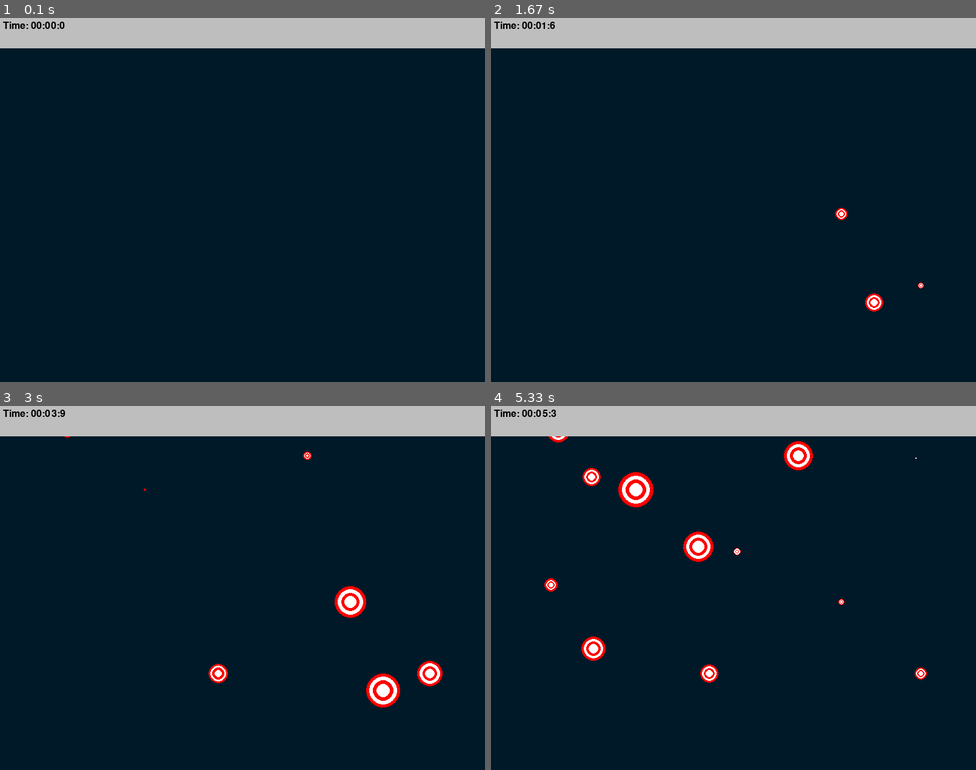
Above: before the commit, frames 1-4 (two rows, left to right).
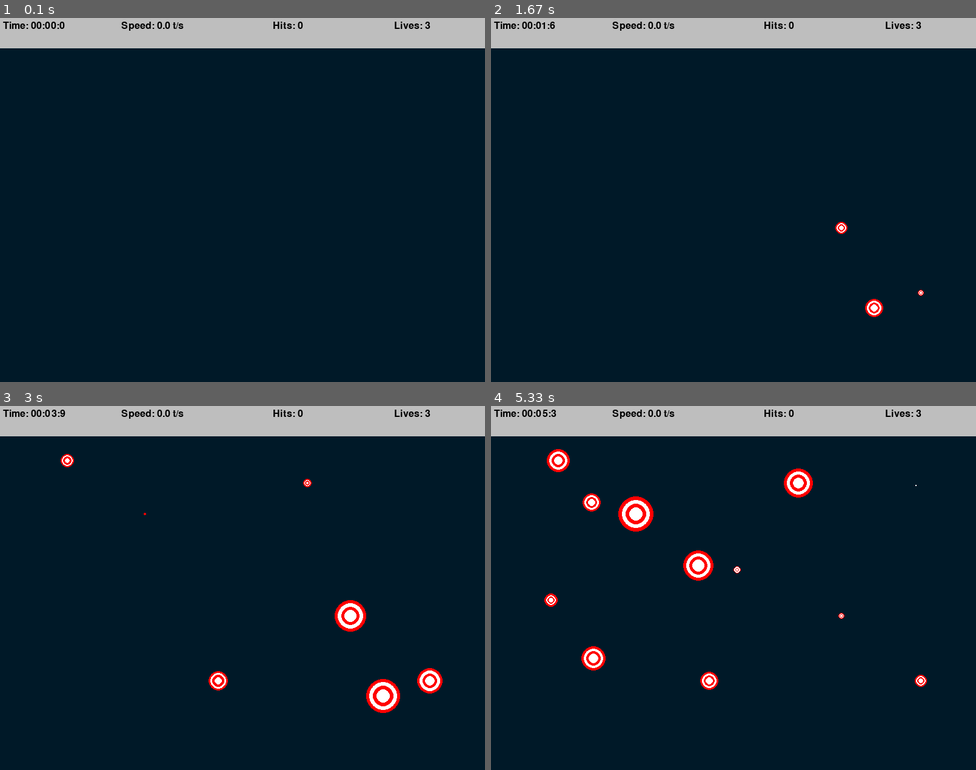
Above: after the commit, the same moments.

Repository: AcererakTheMighty/PythonProjects
Game: pygame game, started from aimtrainer.py
The game is run twice, just before and just after one commit, with the same random seed, the same clock (stepped at 60 frames per second) and the same inputs.
Inputs:
- Up to frame 1 (0.1 s): no input
- Up to frame 2 (1.67 s): no input
- Up to frame 3 (3 s): no input
- Up to frame 4 (5.33 s): no input

The runs differ from the first frame. In frame 1, 0.3% of the frame differs, in the area x 25-89%, y 1-4%; in frame 2, 0.6%; in frame 3, 1.9%; in frame 4, 4.0%, in the area x 11-90%, y 1-78%.

Commit message:
Finished the Aim Trainer project

Diff:
--- a/aimtrainer.py
+++ b/aimtrainer.py
@@ -69,8 +69,45 @@
     pygame.draw.rect(win, "grey", (0, 0, WIDTH, TOP_BAR_HEIGHT))
     time_label = LABEL_FONT.render(f"Time: {format_time(elapsed_time)}", 1, "black")
 
+    speed = round(targets_pressed / elapsed_time, 1)
+    speed_label = LABEL_FONT.render(f"Speed: {speed} t/s", 1, "black")
+    hits_label = LABEL_FONT.render(f"Hits: {targets_pressed}", 1, "black")
+    lives_label = LABEL_FONT.render(f"Lives: {LIVES - misses}", 1, "black")
+
     win.blit(time_label, (5, 5))
+    win.blit(speed_label, (200, 5))
+    win.blit(hits_label, (450, 5))
+    win.blit(lives_label, (650, 5))
 
+
+def end_screen(win, elapsed_time, targets_pressed, clicks):
+    win.fill(BG_COLOR)
+    time_label = LABEL_FONT.render(f"Time: {format_time(elapsed_time)}", 1, "white")
+    speed = round(targets_pressed / elapsed_time, 1)
+    speed_label = LABEL_FONT.render(f"Speed: {speed} t/s", 1, "white")
+    hits_label = LABEL_FONT.render(f"Hits: {targets_pressed}", 1, "white")
+    accuracy = round(targets_pressed / clicks * 100, 1)
+    accuracy_label = LABEL_FONT.render(f"Accuracy: {accuracy}%", 1, "white")
+
+    win.blit(time_label, (get_middle(time_label), 100))
+    win.blit(speed_label, (get_middle(speed_label), 200))
+    win.blit(hits_label, (get_middle(hits_label), 300))
+    win.blit(accuracy_label, (get_middle(accuracy_label), 400))
+
+    pygame.display.update()
+
+    run = True
+    while run:
+        for event in pygame.event.get():
+            if event.type == pygame.QUIT:
+                quit()
+
+            if event.type == pygame.KEYDOWN:
+                run = False
+                break
+
+def get_middle(surface):
+    return WIDTH / 2 - surface.get_width()/2
 
 
 def main():
@@ -98,7 +135,7 @@
 
             if event.type == TARGET_EVENT:
                 x = random.randint(TARGET_PADDING, WIDTH - TARGET_PADDING)
-                y = random.randint(TARGET_PADDING, HEIGHT - TARGET_PADDING)
+                y = random.randint(TARGET_PADDING + TOP_BAR_HEIGHT, HEIGHT - TARGET_PADDING)
                 target = Target(x,y)
                 targets.append(target)
 
@@ -118,7 +155,7 @@
                 target_pressed += 1
 
             if misses == LIVES:
-                pass #end game
+                end_screen(WIN, elapsed_time, target_pressed, misses)
 
         draw(WIN, targets)
         draw_top_bar(WIN, elapsed_time, target_pressed, misses)
